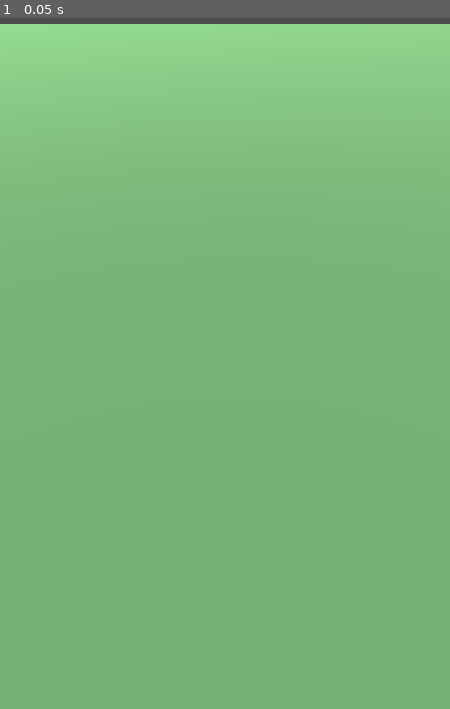
Above: before the commit, frame 1.
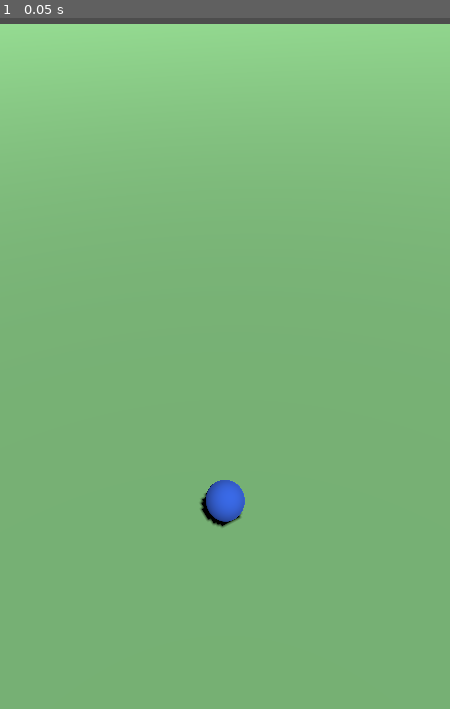
Above: after the commit, the same moment.

Repository: Dominic339/Shared-Skies
Game: Godot game, scene res://scenes/Main.tscn
Two runs of this game, one before a commit and one after it. Both use one fixed random seed, a clock stepped at 60 frames per second and the inputs below.
Inputs:
- Up to frame 1 (0.05 s): no input

The runs differ from the first frame. In frame 1, 0.5% of the frame differs, in the area x 44-55%, y 66-74%.

Commit message:
Add lat/lng-to-local projection and a visible player marker
GeoProjection is a small local-tangent-plane projection (accurate
enough at a single Community's scale) converting DevLocation's
lat/lng into Main's local coordinate space every frame, so step 6's
fake-GPS work only has to touch DevLocation and the marker/camera
already follow automatically. Gave PlayerMarker a visible sphere so
movement can actually be confirmed on screen once that lands.

Co-Authored-By: Claude Sonnet 5 <noreply@anthropic.com>
Claude-Session: https://claude.ai/code/session_01AHmiCVGuG2bKpEKrF4VL2r

Diff:
--- a/client/scenes/Main.tscn
+++ b/client/scenes/Main.tscn
@@ -7,6 +7,13 @@
 
 [sub_resource type="StandardMaterial3D" id="StandardMaterial3D_1"]
 albedo_color = Color(0.482353, 0.729412, 0.470588, 1)
+
+[sub_resource type="SphereMesh" id="SphereMesh_1"]
+radius = 0.5
+height = 1.0
+
+[sub_resource type="StandardMaterial3D" id="StandardMaterial3D_2"]
+albedo_color = Color(0.2, 0.4, 0.9, 1)
 
 [node name="Main" type="Node3D"]
 script = ExtResource("1")
@@ -27,4 +34,9 @@
 
 [node name="PlayerMarker" type="Node3D" parent="."]
 
+[node name="MeshInstance3D" type="MeshInstance3D" parent="PlayerMarker"]
+transform = Transform3D(1, 0, 0, 0, 1, 0, 0, 0, 1, 0, 0.5, 0)
+mesh = SubResource("SphereMesh_1")
+surface_material_override/0 = SubResource("StandardMaterial3D_2")
+
 [node name="LandmarkMarkers" type="Node3D" parent="."]
--- /dev/null
+++ b/client/scripts/geo_projection.gd
@@ -0,0 +1,26 @@
+class_name GeoProjection
+extends RefCounted
+
+# Small-area local-tangent-plane projection -- accurate enough at a single
+# Community's scale (a town, a few km across), far simpler than a real
+# Mercator/UTM projection, and good enough unless a Community ever spans a
+# distance where earth curvature actually starts to matter.
+#
+# Origin is currently hardcoded to Nashua's Community center as a Phase 1
+# stand-in. Once Landmark fetching (step 7) lands, this should take the
+# real fetched communities.center_point instead of a constant.
+#
+# Convention: +X = east, -Z = north -- so a marker north of the origin
+# sits further "into the distance" from the camera, matching how a
+# top-down map normally reads.
+
+const ORIGIN_LAT := 42.7654
+const ORIGIN_LNG := -71.4676
+const METERS_PER_DEGREE_LAT := 111320.0
+
+
+static func to_local(lat: float, lng: float) -> Vector3:
+	var meters_per_degree_lng := METERS_PER_DEGREE_LAT * cos(deg_to_rad(ORIGIN_LAT))
+	var dx := (lng - ORIGIN_LNG) * meters_per_degree_lng
+	var dz := -(lat - ORIGIN_LAT) * METERS_PER_DEGREE_LAT
+	return Vector3(dx, 0.0, dz)
--- a/client/scripts/main.gd
+++ b/client/scripts/main.gd
@@ -12,4 +12,5 @@
 
 
 func _process(_delta: float) -> void:
+	player_marker.position = GeoProjection.to_local(DevLocation.current_lat, DevLocation.current_lng)
 	camera_rig.global_position = player_marker.global_position
Not shown: 1 places in client/scenes/Main.tscn that only renumber resources
